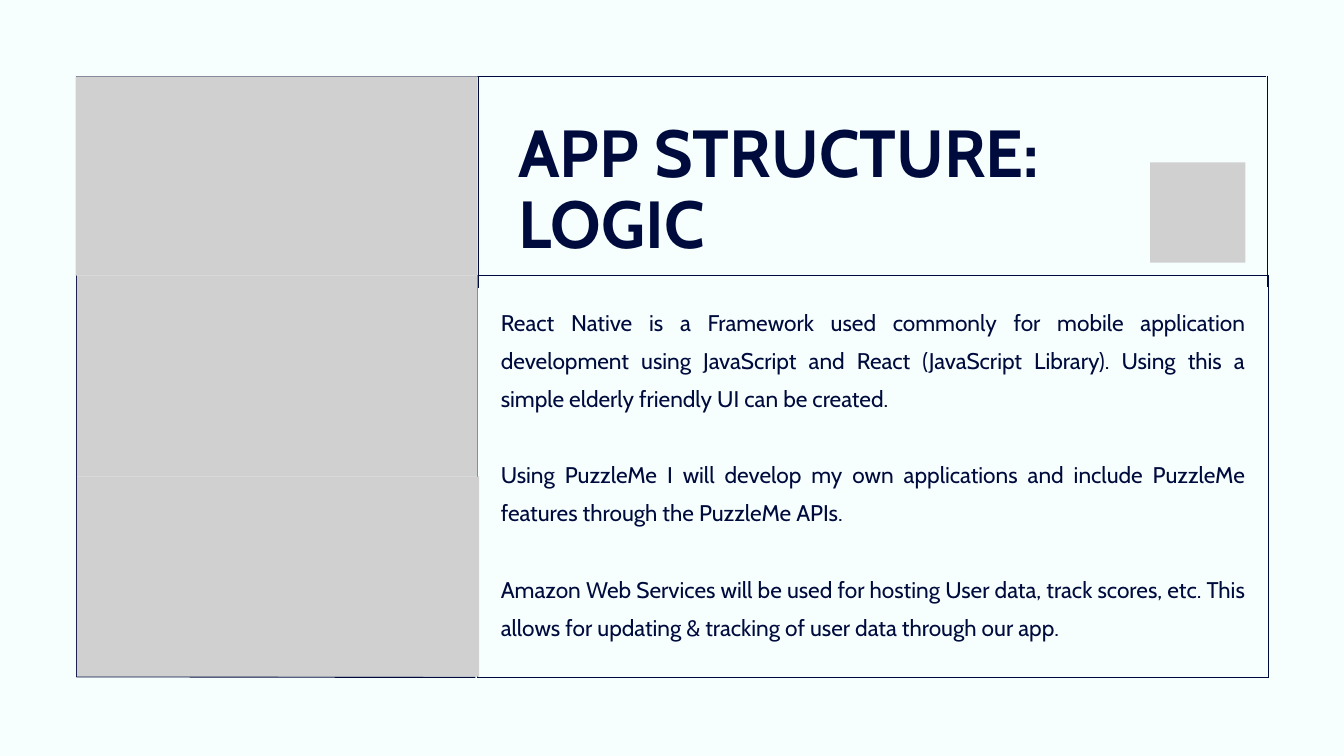
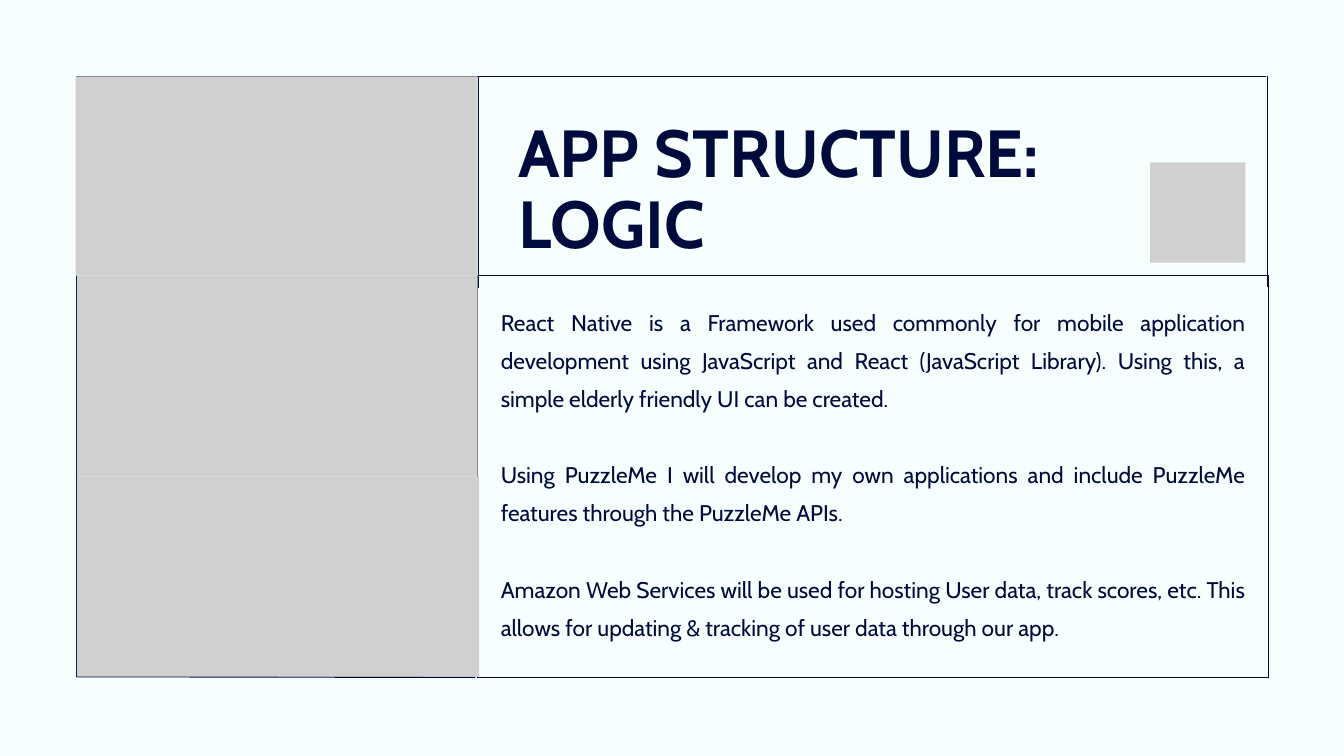
Before and after one commit to Ciaranot-04/Cognitive-Elders-Application, a slide deck: slide 3 of Presentation/Ciaran O' Toole - C00297672 Project Presentation.pptx. Drawn at 1344x756 pixels with LibreOffice and Linux fonts; fonts in the diff are those of the drawing; grey boxes stand for pictures. Boxes give left, top, right and bottom in pixels: in the first picture for what was removed or moved away, otherwise in the second. Text is boxed around its words. In the diff, an @@ line names an element or a change of style, - is before the commit and + after.

```diff
--- a/Presentation/Ciaran O' Toole - C00297672 Project Presentation.pptx
+++ b/Presentation/Ciaran O' Toole - C00297672 Project Presentation.pptx
@@ text at bbox=[501, 314, 1245, 413]: text changed @@
-React Native is a Framework used commonly for mobile application development using JavaScript and React (JavaScript Library). Using this a simple elderly friendly UI can be created.
+React Native is a Framework used commonly for mobile application development using JavaScript and React (JavaScript Library). Using this, a simple elderly friendly UI can be created.
```
Also in this commit, not shown: 2 other slides changed.
